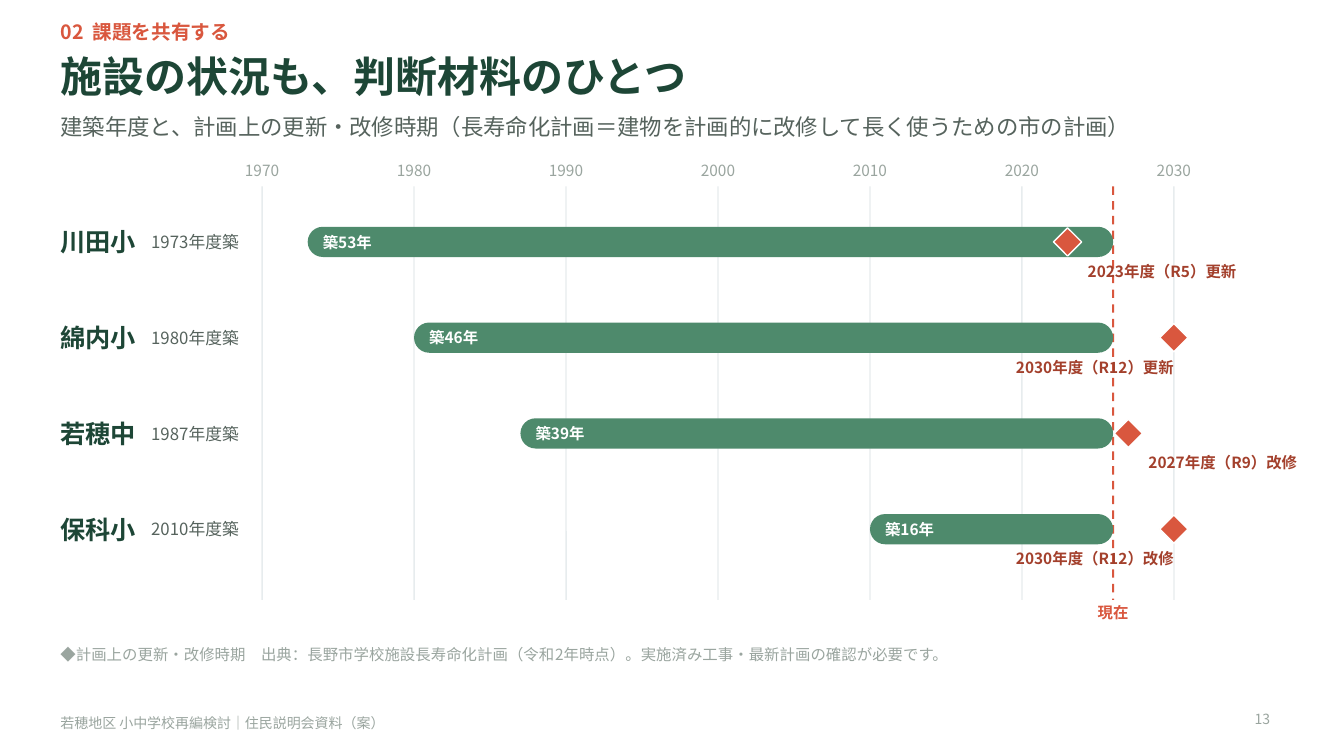
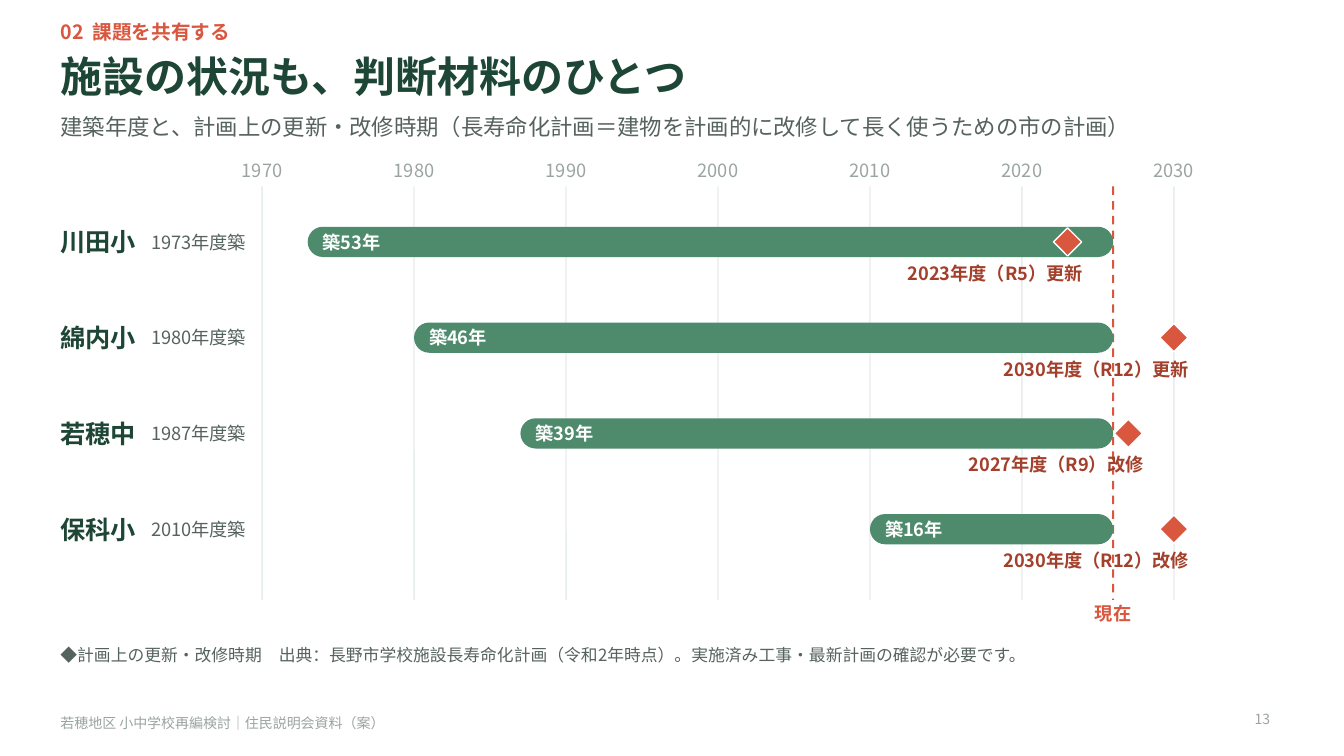
Before and after one commit to Masaki12008/GS, a slide deck: slide 13 of output/若穂地区_住民説明会資料.pptx. Drawn at 1344x756 pixels with LibreOffice and Linux fonts; fonts in the diff are those of the drawing. Boxes give left, top, right and bottom in pixels: in the first picture for what was removed or moved away, otherwise in the second. Text is boxed around its words. In the diff, an @@ line names an element or a change of style, - is before the commit and + after.

```diff
--- a/output/若穂地区_住民説明会資料.pptx
+++ b/output/若穂地区_住民説明会資料.pptx
@@ text "2023年度（R5）更新": place and size @@
-text "2023年度（R5）更新" at <box>1088,262,1237,282</box>
+text "2023年度（R5）更新" at <box>908,264,1083,282</box>
@@ text "2023年度（R5）更新" at <box>908,264,1083,282</box>: size 11 to 13 pt; alignment left to right @@
@@ text "2030年度（R12）更新": place and size @@
-text "2030年度（R12）更新" at <box>1016,360,1174,375</box>
+text "2030年度（R12）更新" at <box>1004,360,1190,381</box>
@@ text "2027年度（R9）改修" at <box>969,453,1144,475</box>: size 11 to 13 pt; alignment left to right @@
@@ text "2027年度（R9）改修": place and size @@
-text "2027年度（R9）改修" at <box>1148,455,1297,470</box>
+text "2027年度（R9）改修" at <box>969,453,1144,475</box>
@@ size 12 to 13 pt in 4 elements at <box>151,233,246,251</box>, <box>151,328,246,346</box>, <box>151,424,246,442</box>, <box>151,520,246,538</box> @@
@@ size 11 to 13 pt in 14 elements at <box>1095,604,1131,622</box>, <box>323,233,381,251</box>, <box>429,328,487,346</box>, <box>536,424,594,442</box>, <box>885,520,943,538</box>, <box>242,163,282,177</box>, <box>394,163,434,177</box>, <box>546,163,586,177</box>, <box>698,163,738,177</box>, <box>850,163,890,177</box>, <box>1002,163,1042,177</box>, <box>1154,163,1194,177</box>, <box>1004,360,1190,381</box>, <box>1004,551,1190,572</box> @@
@@ text "2030年度（R12）改修": place and size @@
-text "2030年度（R12）改修" at <box>1016,551,1174,566</box>
+text "2030年度（R12）改修" at <box>1004,551,1190,572</box>
@@ text "◆計画上の更新・改修時期 出典：長野市学校施設長寿命化計画（令和2年時点）。実施済み工事・最新計画の確認が必要です。" at <box>60,646,1026,663</box>: size 11 to 12 pt, text colour #9AA59F to #56635D @@
```
Also in this commit, not shown: 20 other slides changed, 2 slides added, 5 other files.
